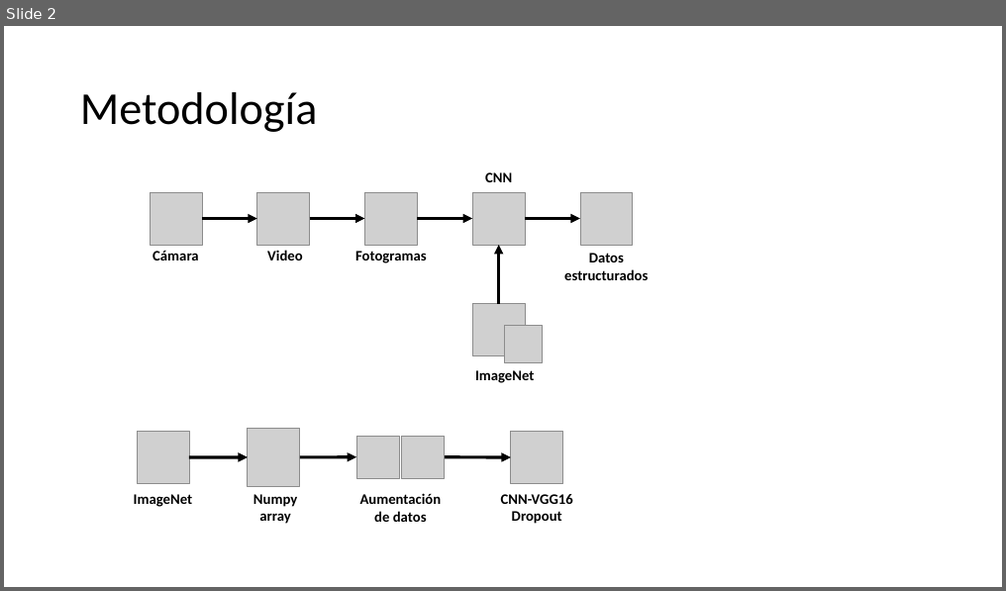
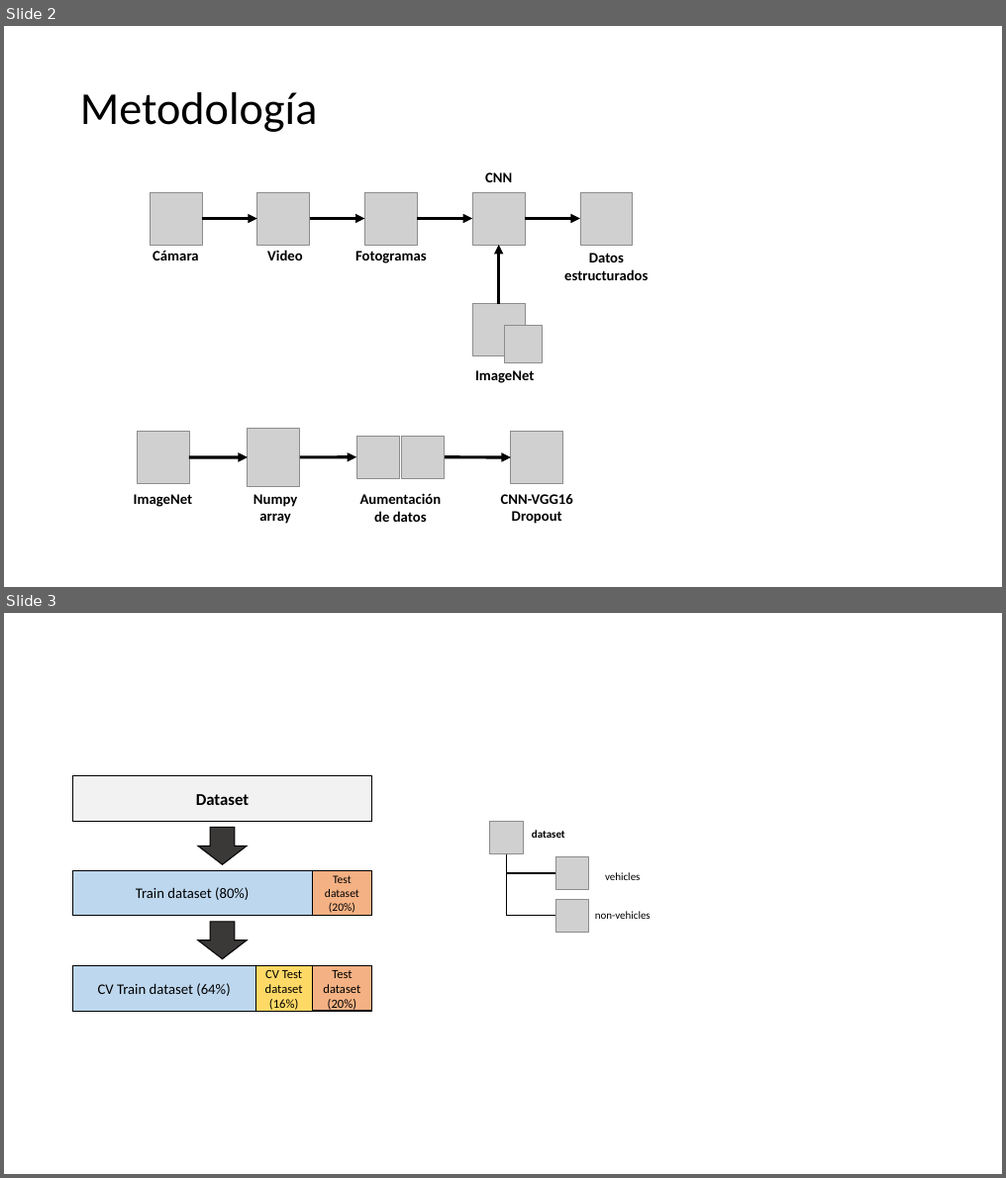
Before and after one commit to juanagsolano/Procesamiento-y-clasificaci-n-de-datos, a slide deck: Proyecto Final/Uso de Redes Neuronales para medir el tráfico vehicular.pptx. Shown one above the other, each under a label of ours: slide 2 before the commit, slides 2 and 3 after it. The pictures are 1006x591 and 1006x1178 pixels, drawn with LibreOffice and Linux fonts; fonts in the diff are those of the drawing; grey boxes stand for pictures; background and template pictures are left out. Boxes give left, top, right and bottom in pixels: in the first picture for what was removed or moved away, otherwise in the second. Text is boxed around its words. In the diff, an @@ line names an element or a change of style, - is before the commit and + after.

```diff
--- a/Proyecto Final/Uso de Redes Neuronales para medir el tráfico vehicular.pptx
+++ b/Proyecto Final/Uso de Redes Neuronales para medir el tráfico vehicular.pptx
@@ slide 3 added at bbox=[4, 613, 1002, 1174], background #FFFFFF @@
@@ rectangle added at bbox=[73, 776, 372, 821], fill #F2F2F2, outline #000000 1 pt, 16 pt, text #000000, bold @@
+Dataset
@@ right arrow added at bbox=[198, 828, 247, 864], fill #3B3838, outline #000000 1 pt @@
@@ picture added at bbox=[490, 821, 523, 854] @@
@@ text added at bbox=[532, 830, 565, 838], 10.5 pt, text #000000, bold @@
+dataset
@@ rectangle added at bbox=[73, 870, 313, 916], fill #BDD7EE, outline #000000 1 pt, 14 pt, text #000000 @@
+Train dataset (80%)
@@ rectangle added at bbox=[313, 870, 372, 916], fill #F4B183, outline #000000 1 pt, 11 pt, text #000000 @@
+Test dataset (20%)
@@ elbow line added from (506, 854) to (555, 916), #000000 1.5 pt @@
@@ elbow line added from (506, 854) to (555, 873), #000000 1.5 pt @@
@@ picture added at bbox=[555, 858, 589, 890] @@
@@ text added at bbox=[605, 872, 640, 880], 10.5 pt, text #000000 @@
+vehicles
@@ picture added at bbox=[555, 899, 589, 932] @@
@@ right arrow added at bbox=[198, 922, 247, 959], fill #3B3838, outline #000000 1 pt @@
@@ text added at bbox=[595, 911, 650, 919], 10.5 pt, text #000000 @@
+non-vehicles
@@ rectangle added at bbox=[73, 966, 256, 1011], fill #BDD7EE, outline #000000 1 pt, 14 pt, text #000000 @@
+CV Train dataset (64%)
@@ rectangle added at bbox=[255, 966, 312, 1011], fill #FFD966, outline #000000 1 pt, 12 pt, text #000000 @@
+CV Test dataset (16%)
@@ rectangle added at bbox=[313, 966, 372, 1011], fill #F4B183, outline #000000 1 pt, 12 pt, text #000000 @@
+Test dataset (20%)
```
Also in this commit, not shown: 1 other slide added, 8 other files.
